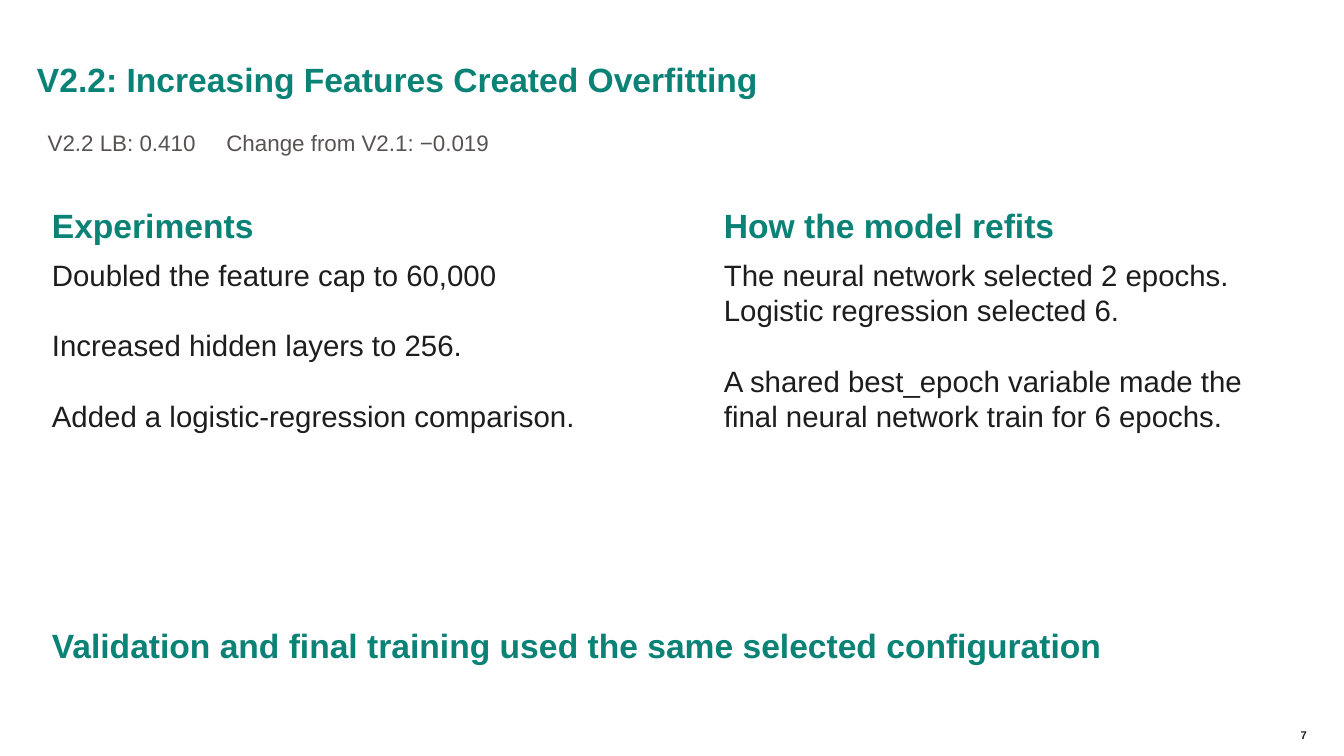
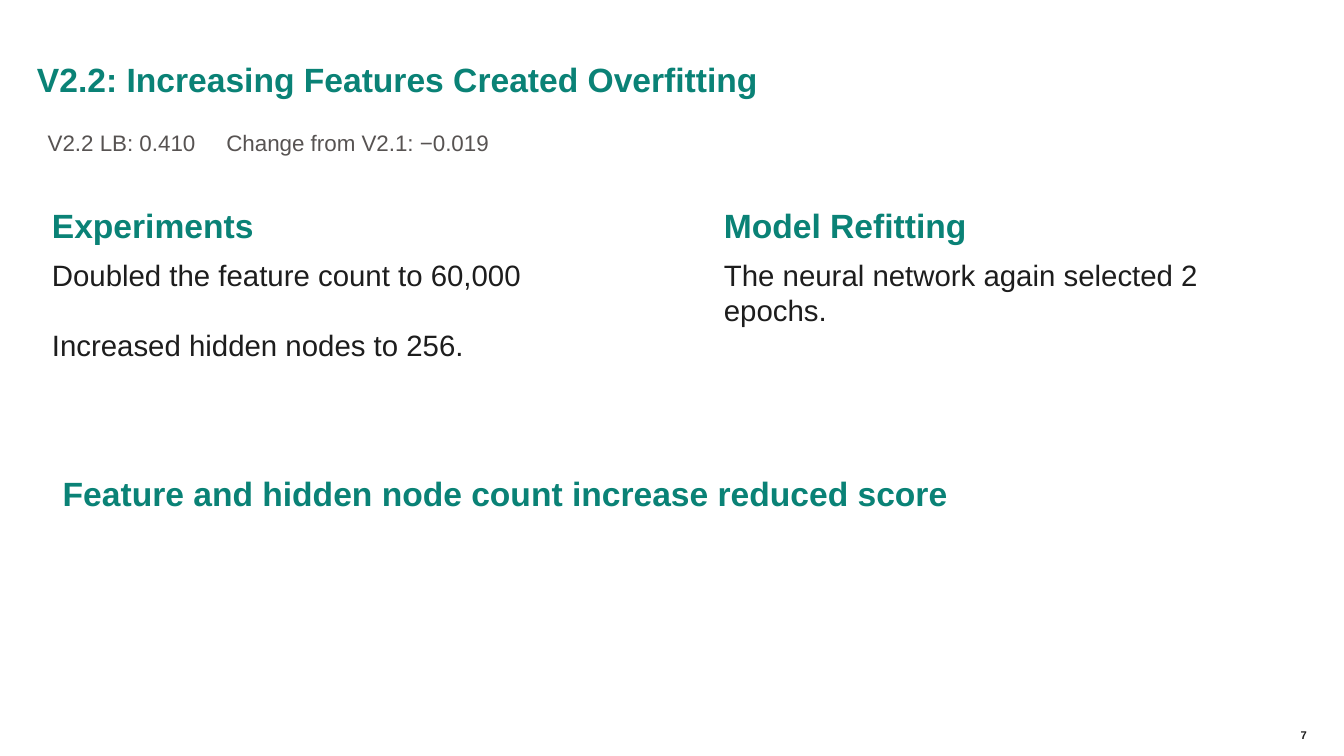
Before and after one commit to MarkFitzgibbon/Name_That_LLM, a slide deck: slide 7 of LLM Submitted Notebooks/Name That LLM Presentation - Mark Fitzgibbon - Draft 2.pptx. Drawn at 1344x756 pixels with LibreOffice and Linux fonts; fonts in the diff are those of the drawing; background and template pictures are left out. Boxes give left, top, right and bottom in pixels: in the first picture for what was removed or moved away, otherwise in the second. Text is boxed around its words. In the diff, an @@ line names an element or a change of style, - is before the commit and + after.

```diff
--- a/LLM Submitted Notebooks/Name That LLM Presentation - Mark Fitzgibbon - Draft 2.pptx
+++ b/LLM Submitted Notebooks/Name That LLM Presentation - Mark Fitzgibbon - Draft 2.pptx
@@ text at [724,213,966,245]: text changed @@
-How the model refits
+Model Refitting
@@ text at [52,264,521,357]: text changed @@
-Doubled the feature cap to 60,000
-Increased hidden layers to 256.
-Added a logistic-regression comparison.
+Doubled the feature count to 60,000
+Increased hidden nodes to 256.
@@ text at [724,264,1197,327]: text changed @@
-The neural network selected 2 epochs. Logistic regression selected 6.
-A shared best_epoch variable made the final neural network train for 6 epochs.
+The neural network again selected 2 epochs.
@@ text at [63,481,948,507]: text changed @@
-Validation and final training used the same selected configuration
+Feature and hidden node count increase reduced score
```
Also in this commit, not shown: 6 other slides changed, 1 slide added.
